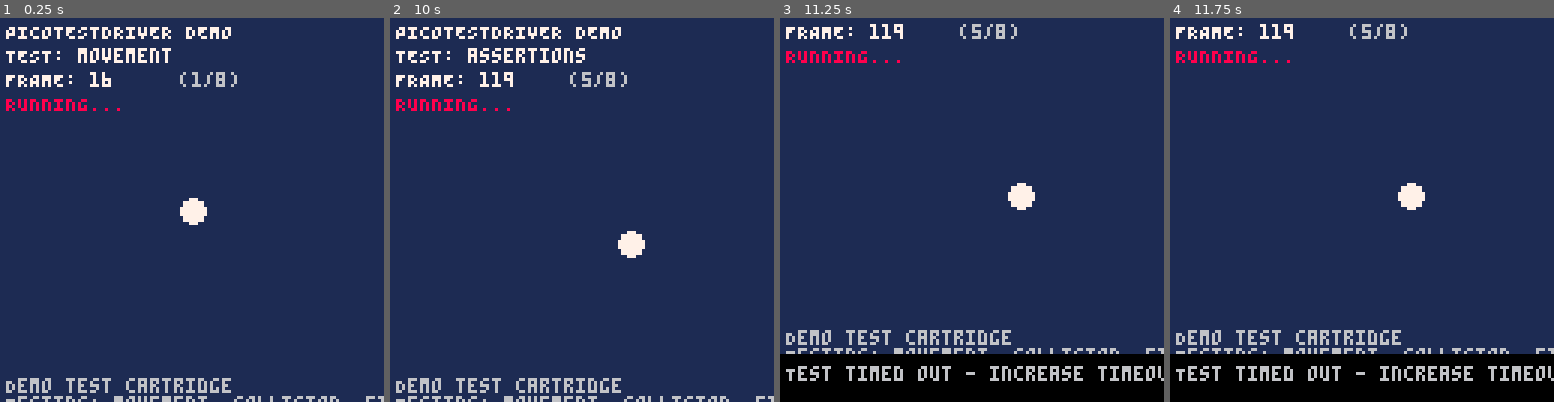
Above: before the commit, frames 1-4 (left to right).
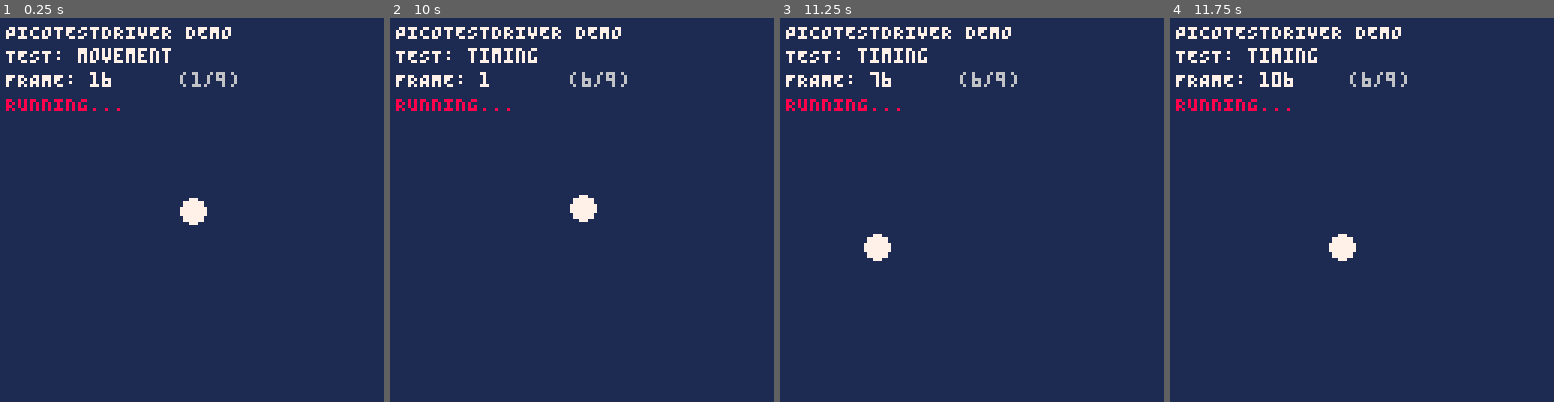
Above: after the commit, the same moments.

Repository: adamico/picotestdriver
Game: PICO-8 cartridge test_cart.p8
Two runs of this game, one before a commit and one after it. Both use one fixed random seed, a clock stepped at 60 frames per second and the inputs below.
Inputs:
- Up to frame 1 (0.25 s): no input
- Up to frame 2 (10 s): tap X (X key) at 0.33, 1.07, 1.85, 2.97, 4.08, 5.2, 6.32, 7.43, 8.55, 9.67 s; tap O (Z key) at 0.7, 1.7, 2.1, 2.5, 2.9, 3.3, 3.7, 4.1, 4.5, 4.9, 5.3, 5.7, 6.1, 6.5, 6.9, 7.3, 7.7, 8.1, 8.5, 8.9, 9.3, 9.7 s; hold Right 1.6-2.1 s; hold Up 2.15-2.42 s; hold Right 2.47-3.03 s; hold Left 3.08-3.58 s; hold Down 3.63-3.97 s; hold Right 4.02-4.68 s; hold Up 4.73-5.03 s; hold Left 5.08-5.68 s; hold Down 5.73-6.03 s; hold Right 6.08-6.58 s; hold Right 6.63-7.13 s; hold Up 7.18-7.45 s; hold Right 7.5-8.07 s; hold Left 8.12-8.62 s; hold Down 8.67-9 s; hold Right 9.05-9.72 s; hold Up from 9.77 s (still down)
- Up to frame 3 (11.25 s): release Up at 10.07 s; tap O (Z key) at 10.1, 10.5, 10.9 s; hold Left 10.12-10.72 s; hold Down 10.77-11.07 s; tap X (X key) at 10.78 s; hold Right from 11.12 s (still down)
- Up to frame 4 (11.75 s): tap O (Z key) at 11.3, 11.7 s; release Right at 11.62 s

The runs differ from the first frame. In frame 1, 1.6% of the frame differs, in the area x 1-100%, y 16-100%; in frame 2, 3.0%; in frame 3, 17%; in frame 4, 18%, in the area x 0-100%, y 1-100%.

Commit message:
feat: add auto-timeout calculation and comprehensive input tests
- add test_calculate_timeout() helper to auto-calculate timeout from subtest durations
- update test_init() to use auto-calculated timeout when not explicitly set
- handle both string arrays and duration tables for subtests
- add timeout_calc test suite with 5 test cases
- implement comprehensive input test suite using button state utilities
- test button press/release, multiple buttons, and clear states
- update demo to pass full subtest tables with durations
- update test_cart.p8 with new test suites

Diff:
--- a/main.lua
+++ b/main.lua
@@ -18,28 +18,25 @@
 
 -- Subtest definitions
 local subtests = {
-  { name = "movement", duration = 120 },
-  { name = "collision", duration = 120 },
-  { name = "input", duration = 120 },
-  { name = "boundary", duration = 120 },
-  { name = "assertions", duration = 120 },
-  { name = "timing", duration = 180 },
-  { name = "edge_cases", duration = 120 },
-  { name = "test_utils", duration = 240 },
+  { name = "movement",         duration = 120 },
+  { name = "collision",        duration = 120 },
+  { name = "input",            duration = 120 },
+  { name = "boundary",         duration = 120 },
+  { name = "assertions",       duration = 120 },
+  { name = "timing",           duration = 180 },
+  { name = "edge_cases",       duration = 120 },
+  { name = "test_utils",       duration = 240 },
+  { name = "timeout_calc",     duration = 120 },
 }
 
 function _init()
   test_log("=== PICOTESTDRIVER DEMO ===", "info")
 
-  -- Build subtest names list for test_init
-  local subtest_names = {}
-  for i = 1, #subtests do
-    subtest_names[i] = subtests[i].name
-  end
-
+  -- Pass subtests with durations to test_init
+  -- Timeout will be auto-calculated based on total duration + buffer
   test_init({
-    subtests = subtest_names,
-    timeout_frames = 600,  -- 10 seconds default (overridden by command line)
+    subtests = subtests,  -- Pass full subtest table with durations
+    timeout_buffer = 180, -- 3 second safety buffer (default, can be omitted)
     debug_level = "info",
   })
 
@@ -101,6 +98,8 @@
     test_edge_cases(subtest_frame)
   elseif subtest.name == "test_utils" then
     test_utils_functions(subtest_frame)
+  elseif subtest.name == "timeout_calc" then
+    test_timeout_calculation(subtest_frame)
   end
 
   -- Update game (if needed for tests)
@@ -140,10 +139,6 @@
   else
     print("RUNNING...", 2, 26, 8)
   end
-
-  -- Instructions
-  print("Demo test cartridge", 2, 120, 6)
-  print("Testing: movement, collision, etc", 2, 126, 6)
 end
 
 -- Game functions
@@ -158,10 +153,10 @@
 
 function update_player()
   -- Simple movement
-  if btn(0) then player.dx = -player.speed end  -- left
-  if btn(1) then player.dx = player.speed end   -- right
-  if btn(2) then player.dy = -player.speed end  -- up
-  if btn(3) then player.dy = player.speed end   -- down
+  if btn(0) then player.dx = -player.speed end -- left
+  if btn(1) then player.dx = player.speed end  -- right
+  if btn(2) then player.dy = -player.speed end -- up
+  if btn(3) then player.dy = player.speed end  -- down
 
   -- Apply movement
   player.x += player.dx
@@ -292,15 +287,79 @@
 function test_input(frame)
   if frame == 1 then
     test_log("=== INPUT TEST ===", "info")
-    init_game()
+    test_log("Testing button state utilities", "info")
+    init_game()
+    test_clear_button_states()
+  end
+
+  if frame == 10 then
+    test_log("Testing button press (right)...", "debug")
+    -- Simulate pressing right button (button 1)
+    test_set_button_state(1, true)
+
+    -- Check button state was set
+    local btn1_state = test_get_button_state(1)
+    if btn1_state == true then
+      test_log("✓ INPUT: Button 1 (right) press detected", "info")
+    else
+      test_log("✗ INPUT: Button 1 press not detected", "error")
+    end
   end
 
   if frame == 30 then
-    -- Test player responds to movement input
-    if player.dx ~= 0 or player.dy ~= 0 then
-      test_log("✓ INPUT: Player movement input working", "info")
-    else
-      test_log("✓ INPUT: Test placeholder (no button simulation)", "info")
+    test_log("Testing button release...", "debug")
+    -- Release right button
+    test_set_button_state(1, false)
+
+    local btn1_state = test_get_button_state(1)
+    if btn1_state == false then
+      test_log("✓ INPUT: Button 1 (right) release detected", "info")
+    else
+      test_log("✗ INPUT: Button 1 release not detected", "error")
+    end
+  end
+
+  if frame == 50 then
+    test_log("Testing multiple buttons...", "debug")
+    -- Press multiple buttons
+    test_set_button_state(0, true)  -- left
+    test_set_button_state(2, true)  -- up
+
+    local btn0_state = test_get_button_state(0)
+    local btn2_state = test_get_button_state(2)
+
+    if btn0_state == true and btn2_state == true then
+      test_log("✓ INPUT: Multiple button presses tracked", "info")
+    else
+      test_log("✗ INPUT: Multiple buttons not tracked correctly", "error")
+    end
+  end
+
+  if frame == 70 then
+    test_log("Testing button state query for unset button...", "debug")
+    -- Query button that was never set
+    local btn5_state = test_get_button_state(5)
+
+    if btn5_state == nil then
+      test_log("✓ INPUT: Unset button returns nil", "info")
+    else
+      test_log("✗ INPUT: Unset button should return nil", "error")
+    end
+  end
+
+  if frame == 90 then
+    test_log("Testing clear all button states...", "debug")
+    test_clear_button_states()
+
+    -- Check all buttons are cleared
+    local btn0_state = test_get_button_state(0)
+    local btn1_state = test_get_button_state(1)
+    local btn2_state = test_get_button_state(2)
+
+    if btn0_state == nil and btn1_state == nil and btn2_state == nil then
+      test_log("✓ INPUT: All button states cleared", "info")
+    else
+      test_log("✗ INPUT: Button states not properly cleared", "error")
     end
   end
 
@@ -498,7 +557,7 @@
     -- Test exact boundary collision (on the edge)
     player.x = 64
     player.y = 64
-    add(enemies, { x = 72, y = 64, color = 8 })  -- exactly 8 pixels away
+    add(enemies, { x = 72, y = 64, color = 8 }) -- exactly 8 pixels away
     local collision = check_collisions()
 
     if collision then
@@ -632,3 +691,96 @@
     next_subtest()
   end
 end
+
+-- Test test_calculate_timeout helper function
+function test_timeout_calculation(frame)
+  if frame == 1 then
+    test_log("=== TIMEOUT CALCULATION TEST ===", "info")
+    test_log("Testing test_calculate_timeout() helper function", "info")
+  end
+
+  if frame == 10 then
+    test_log("Testing with subtests that have durations...", "info")
+
+    -- Test with duration tables
+    local test_subtests = {
+      { name = "test1", duration = 100 },
+      { name = "test2", duration = 200 },
+      { name = "test3", duration = 150 },
+    }
+
+    local timeout = test_calculate_timeout(test_subtests, 50)
+    local expected = 100 + 200 + 150 + 50 -- 500 frames total
+
+    if timeout == expected then
+      test_log("✓ TIMEOUT_CALC: Calculated " .. timeout .. " frames (expected " .. expected .. ")", "info")
+    else
+      test_log("✗ TIMEOUT_CALC: Got " .. timeout .. ", expected " .. expected, "error")
+    end
+  end
+
+  if frame == 30 then
+    test_log("Testing with string array (no durations)...", "info")
+
+    -- Test with string array
+    local test_subtests = {"test1", "test2", "test3"}
+    local timeout = test_calculate_timeout(test_subtests, 100)
+
+    -- Should return default timeout (1800) since no durations
+    if timeout == 1800 then
+      test_log("✓ TIMEOUT_CALC: Returns default 1800 for string arrays", "info")
+    else
+      test_log("✗ TIMEOUT_CALC: Expected 1800, got " .. timeout, "error")
+    end
+  end
+
+  if frame == 50 then
+    test_log("Testing with nil subtests...", "info")
+
+    local timeout = test_calculate_timeout(nil, 100)
+
+    if timeout == 1800 then
+      test_log("✓ TIMEOUT_CALC: Returns default 1800 for nil input", "info")
+    else
+      test_log("✗ TIMEOUT_CALC: Expected 1800, got " .. timeout, "error")
+    end
+  end
+
+  if frame == 70 then
+    test_log("Testing default buffer value...", "info")
+
+    local test_subtests = {
+      { name = "test1", duration = 120 },
+    }
+
+    -- Call without buffer parameter - should use default 180
+    local timeout = test_calculate_timeout(test_subtests)
+    local expected = 120 + 180 -- 300 frames
+
+    if timeout == expected then
+      test_log("✓ TIMEOUT_CALC: Default buffer (180) applied correctly", "info")
+    else
+      test_log("✗ TIMEOUT_CALC: Expected " .. expected .. ", got " .. timeout, "error")
+    end
+  end
+
+  if frame == 90 then
+    test_log("Testing current demo subtests calculation...", "info")
+
+    -- Test with actual demo subtests
+    local timeout = test_calculate_timeout(subtests, 180)
+
+    -- Sum: 120+120+120+120+120+180+120+240+120 = 1260 + 180 buffer = 1440
+    local expected = 1440
+
+    if timeout == expected then
+      test_log("✓ TIMEOUT_CALC: Demo subtests = " .. timeout .. " frames", "info")
+    else
+      test_log("✗ TIMEOUT_CALC: Expected " .. expected .. ", got " .. timeout, "error")
+    end
+  end
+
+  if frame >= subtests[current_subtest].duration then
+    next_subtest()
+  end
+end
--- a/test_cart.p8
+++ b/test_cart.p8
@@ -1,8 +1,8 @@
 pico-8 cartridge // http://www.pico-8.com
 version 43
 __lua__
--- Pico Test Driver
--- by kc00l - PICO-8 Automated Testing Framework - Test Your Games Like a Pro!
+-- PicoTestDriver - PTD
+-- by kc00l
 #include test_framework.lua
 #include test_utils.lua
 #include main.lua
--- a/test_framework.lua
+++ b/test_framework.lua
@@ -9,11 +9,39 @@
     overrides = {} -- Store original functions for restoration
 }
 
+-- Calculate total timeout based on subtest durations
+-- subtests: array of {name="test1", duration=120} tables or simple string array
+-- buffer: optional safety buffer in frames (default: 180 frames = 3 seconds)
+function test_calculate_timeout(subtests, buffer)
+    buffer = buffer or 180
+    local total = 0
+    local has_durations = false
+
+    if not subtests then
+        return 1800 -- Default 30 seconds if no subtests provided
+    end
+
+    for i = 1, #subtests do
+        if type(subtests[i]) == "table" and subtests[i].duration then
+            total = total + subtests[i].duration
+            has_durations = true
+        end
+    end
+
+    -- If no durations found, return default timeout
+    if not has_durations then
+        return 1800 -- Default 30 seconds
+    end
+
+    return total + buffer
+end
+
 -- Initialize the test framework
 -- options: {
---   subtests = {"subtest1", "subtest2", ...},  -- Available test subtests
+--   subtests = {"subtest1", "subtest2", ...} or [{name="test1", duration=120}, ...],
 --   default_subtest = "subtest1",              -- Default subtest if none specified
---   timeout_frames = 1800,                     -- Default timeout (30 seconds at 60fps)
+--   timeout_frames = nil,                      -- Optional: manual timeout override
+--   timeout_buffer = 180,                      -- Optional: safety buffer for auto-calculated timeout (default: 3 seconds)
 --   timeout_seconds = nil,                     -- Optional: override with seconds from command line
 --   debug_level = "info"                       -- "none", "info", "debug"
 -- }
@@ -21,8 +49,14 @@
     test_framework.options = options or {}
     test_framework.options.subtests = test_framework.options.subtests or {}
     test_framework.options.default_subtest = test_framework.options.default_subtest or "default"
-    test_framework.options.timeout_frames = test_framework.options.timeout_frames or 1800
     test_framework.options.debug_level = test_framework.options.debug_level or "info"
+
+    -- Auto-calculate timeout if not explicitly set and subtests have durations
+    if not test_framework.options.timeout_frames then
+        local buffer = test_framework.options.timeout_buffer or 180
+        test_framework.options.timeout_frames = test_calculate_timeout(test_framework.options.subtests, buffer)
+        test_log("Auto-calculated timeout: " .. test_framework.options.timeout_frames .. " frames", "debug")
+    end
 
     -- Read command line parameters (format: "subtest:timeout" or just "subtest")
     local cmd_args = stat(6)
@@ -55,8 +89,11 @@
     -- Validate subtest
     if test_framework.subtest and test_framework.subtest ~= "" and test_framework.subtest ~= "timeout" then
         local valid_subtest = false
-        for _, subtest in ipairs(test_framework.options.subtests) do
-            if subtest == test_framework.subtest then
+        for i = 1, #test_framework.options.subtests do
+            local subtest = test_framework.options.subtests[i]
+            -- Handle both string arrays and {name, duration} tables
+            local subtest_name = type(subtest) == "table" and subtest.name or subtest
+            if subtest_name == test_framework.subtest then
                 valid_subtest = true
                 break
             end
